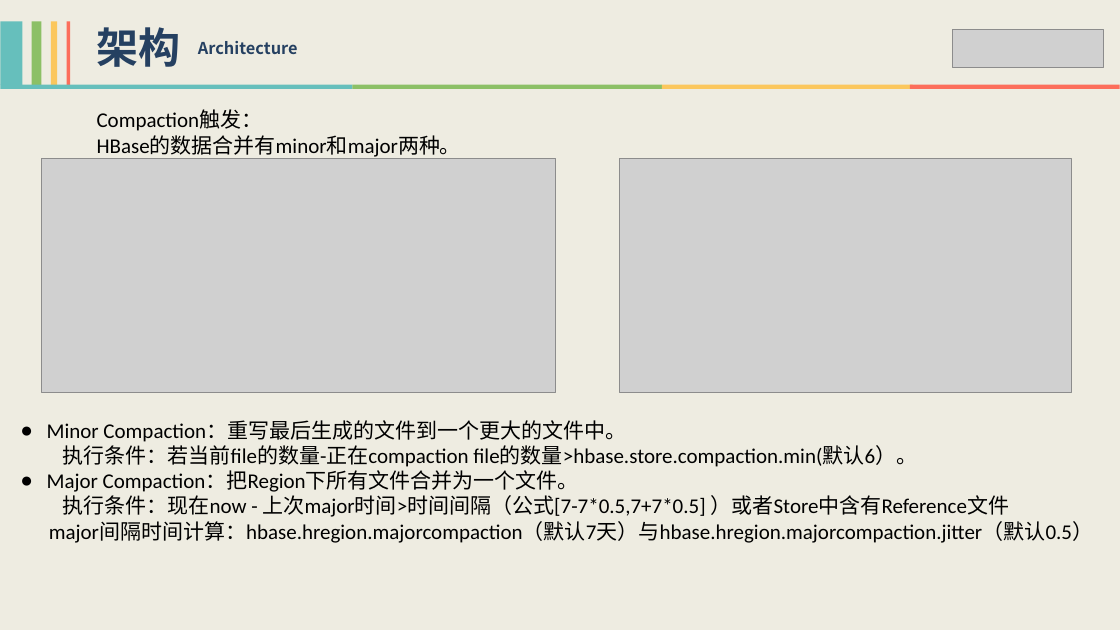
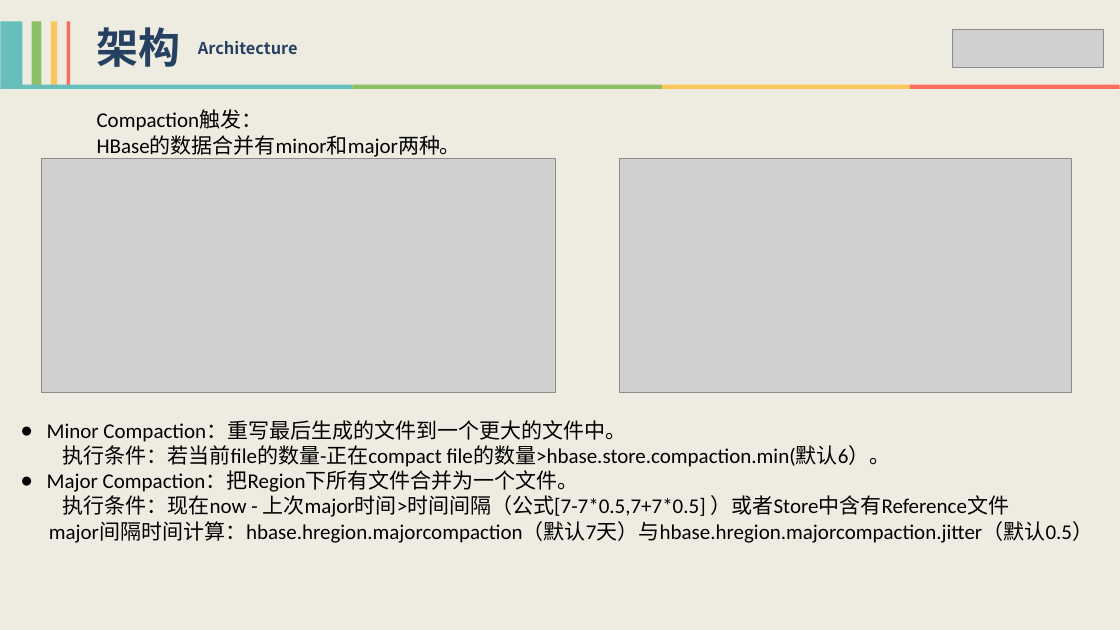
Before and after one commit to xiaoguoqiang/data, a slide deck: slide 21 of HBase技术分享-李强.pptx (slide 22 before the commit). Drawn at 1120x630 pixels with LibreOffice and Linux fonts; fonts in the diff are those of the drawing; grey boxes stand for pictures. Boxes give left, top, right and bottom in pixels: in the first picture for what was removed or moved away, otherwise in the second. Text is boxed around its words. In the diff, an @@ line names an element or a change of style, - is before the commit and + after.

```diff
--- a/HBase技术分享-李强.pptx
+++ b/HBase技术分享-李强.pptx
@@ text at (63, 445, 891, 467): text changed @@
-执行条件：若当前file的数量-正在compaction file的数量>hbase.store.compaction.min(默认6）。
+执行条件：若当前file的数量-正在compact file的数量>hbase.store.compaction.min(默认6）。
```
Also in this commit, not shown: 6 other slides changed, 1 slide removed.
